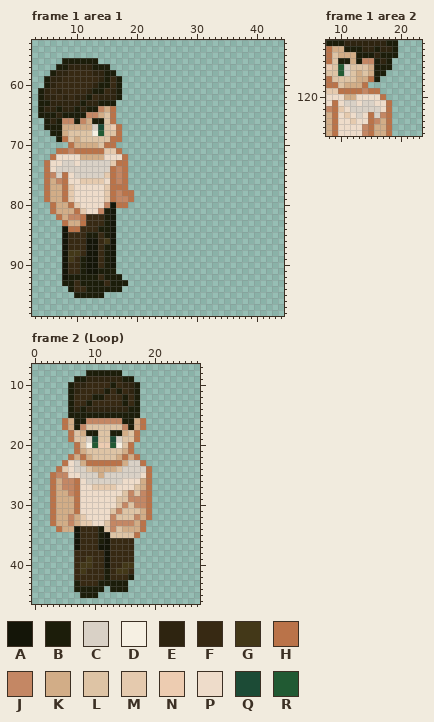
One commit to this pixel-art file: Assets/character/Main Character/Character_front.aseprite. Above is the file before it was changed.
240x288 pixels, 7 frames. Colours within 5 levels of each other are drawn and written as one. Shown: frame 1 area 1: x 3..44, y 53..98; frame 1 area 2: x 8..23, y 111..126; frame 2 (Loop): x 0..27, y 7..46. The commit also changed other frames or places, which this record leaves out.
Palette (. is transparent): A #141508  B #1c1d0a  C #d9d1c6  D #f6f0e3  E #2e2410  F #372913  G #433818  H #ba7349  J #c48764  K #d2ad87  L #dec4a5  M #e5caae  N #edccb1  P #eedcca  Q #1c4b36  R #215a33
After the commit:
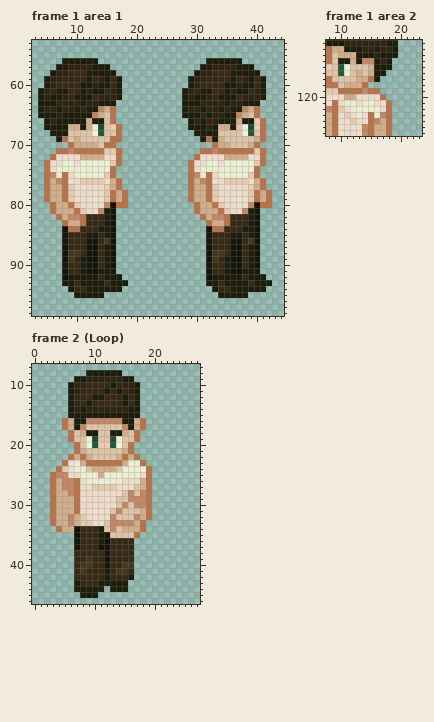
Changes in this commit:
colour C: #d9d1c6 -> #eceed2
Changed rows in their new state; - is a pixel that keeps its letter.
Frame 1 area 1, layer "Layer 5":
first column x 6:
56 --------------------------BBBBBB-----
57 -------------------------BBEEEEBBB---
58 ------BBB---------------BEEFFFBBBBB--
59 ------B----------------BEEFFFFBFEBFB-
60 -----BB----------------BEFFFFBBEBBFB-
61 -BB--B----------------BEFBBFFBEBBFEB-
62 BB--BB----------------BEBBEFBBBFEEEB-
63 B---------------------BBBEEEEBEEBBB--
64 ----------------------BEEBEEBEBBJKH--
65 ------B---------------BBBEBEEBBJKLH--
66 --BB-B-----------------BEBEEBBBKBBNH-
67 --B--B-----------------BBBEBKKBLCQNH-
68 --B---------------------BBBBLLLLDRLH-
69 -------------------------BHBKLLLLLKH-
70 ---------------------------HKKLLLKH--
71 -------------------------HHJHHHHHHMH-
72 -----------H.-----------HPPPPKKKKPPH-
73 ------------.----------HPPCCPCCCCCMH-
74 -----------..----------HPCCCCCCCCCH--
75 -----------..----------HJCHPCCCCCMH--
76 ----------KH.----------HKJHPPMMMMPKH-
77 ----------K-.----------HKKHMPPPPPMKH-
78 -----------K-.---------HKKHMPPPPPMHKH
79 -----------KH.---------HKKHMPPPPPMHKH
80 ------------------------HKKHMPPPPJAHH
81 ------------------------HKKKHMPPJBA--
82 -------------------------HKJJHFFFBA--
83 --------------------------HKKHFFFBA--
84 --------------------------AHHFFFBBA--
85 --------------------------AFFFBBFBA--
86 --------------------------AFFFAAFGA--
87 --------------------------AFFFAAFBA--
88 --------------------------AGGFAAFBA--
89 --------------------------AGFBAAFBA--
90 --------------------------AFFBAAFBA--
91 --------------------------AFFBAABBB--
92 --------------------------ABBBBBFBBB-
93 --------------------------BBFBBBBFBBB
94 ---------------------------BFFBBBBBB-
95 ----------------------------BBBBB----
